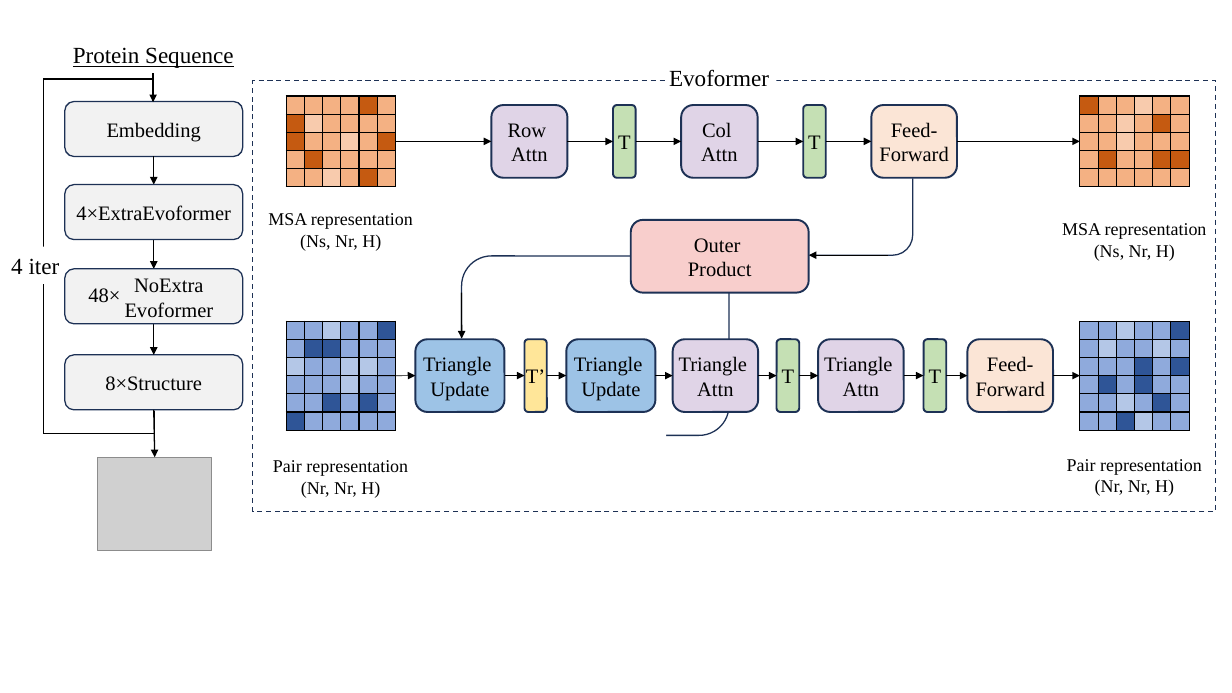
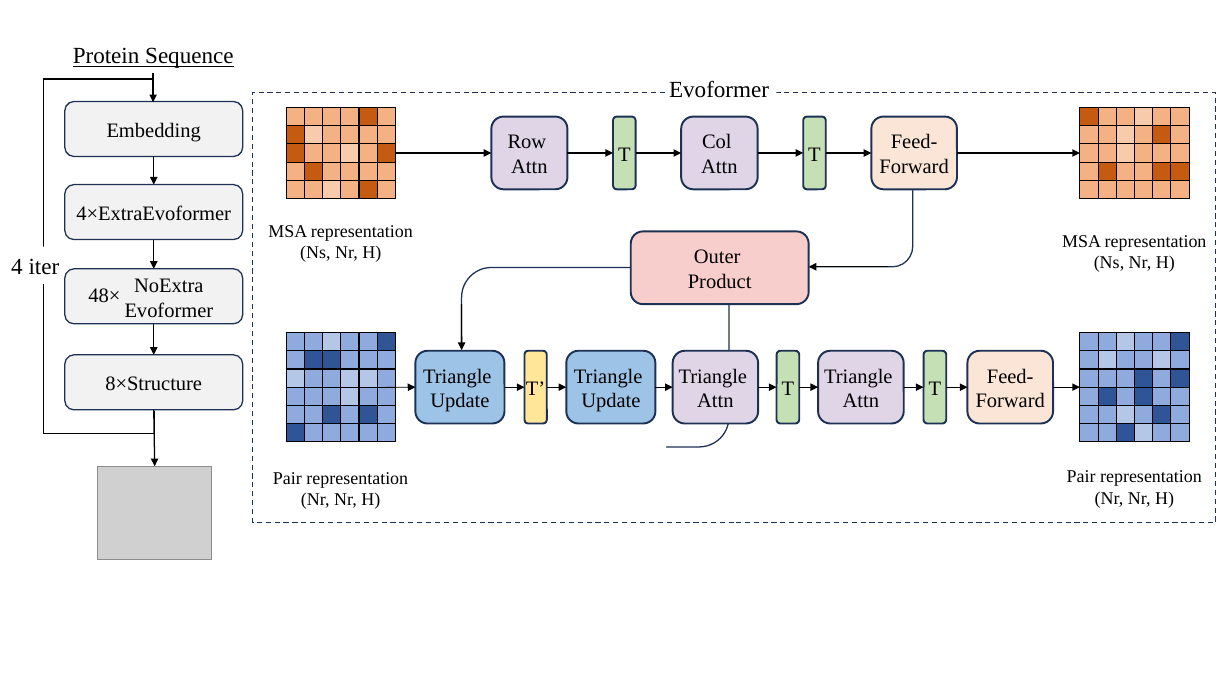
Before and after one commit to kirimiko/AF2-ICPP26-Paper, a slide deck: slide 1 of source/Alphafold.pptx. Drawn at 1232x693 pixels with LibreOffice and Linux fonts; fonts in the diff are those of the drawing; grey boxes stand for pictures. Boxes give left, top, right and bottom in pixels: in the first picture for what was removed or moved away, otherwise in the second. Text is boxed around its words. In the diff, an @@ line names an element or a change of style, - is before the commit and + after.

```diff
--- a/source/Alphafold.pptx
+++ b/source/Alphafold.pptx
@@ 17 arrows, 16 rounded rectangles, 5 texts, 4 rectangles, 4 tables, 1 picture: place and size @@
-17 arrows, 16 rounded rectangles, 5 texts, 4 rectangles, 4 tables, 1 picture at <box>98,69,1216,551</box>
+17 arrows, 16 rounded rectangles, 5 texts, 4 rectangles, 4 tables, 1 picture at <box>98,80,1216,560</box>
@@ arrow moved from (153, 410) - (154, 457) to (153, 410) - (154, 467) @@
```
Also in this commit, not shown: 7 other files.
